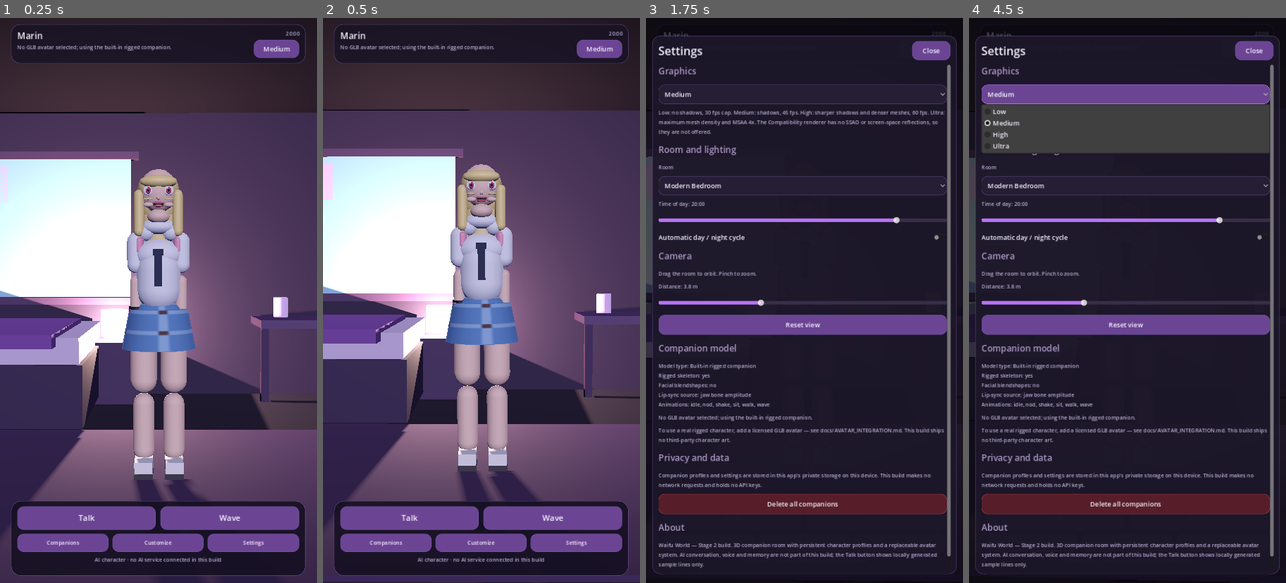
Above: before the commit, frames 1-4 (left to right).
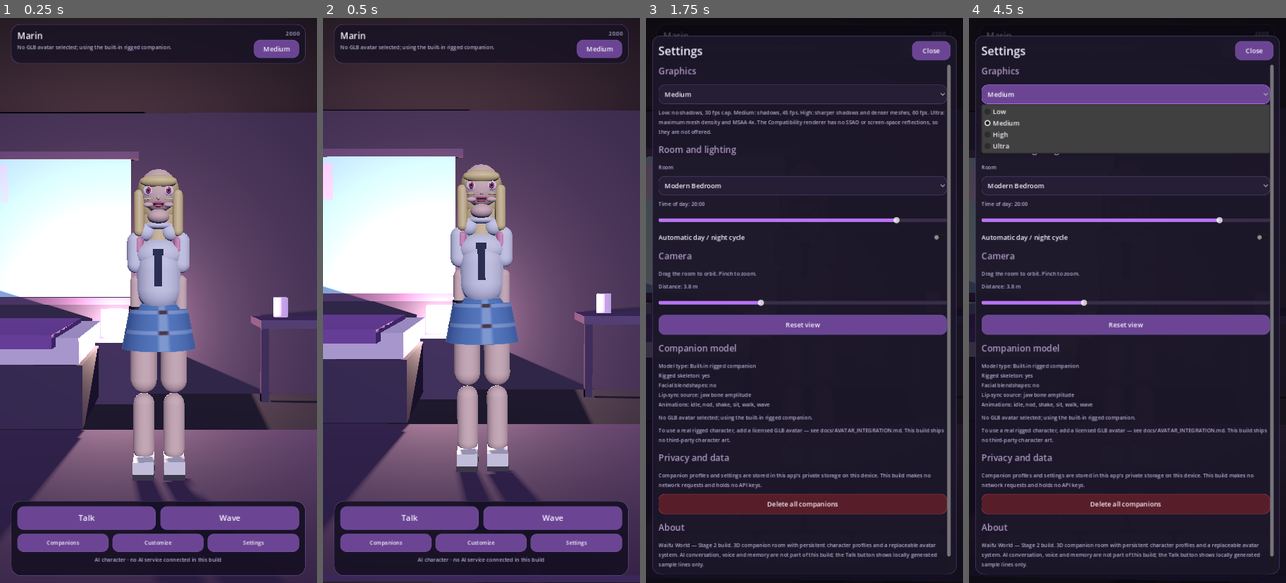
Above: after the commit, the same moments.

Repository: technicalnihilist-lgtm/waifu-world
Game: Godot game, scene res://scenes/main.tscn
The game is run twice, just before and just after one commit, with the same random seed, the same clock (stepped at 60 frames per second) and the same inputs.
Inputs:
- Up to frame 1 (0.25 s): no input
- Up to frame 2 (0.5 s): no input
- Up to frame 3 (1.75 s): click "Medium" at 0.5 s; click "Talk" at 1.25 s
- Up to frame 4 (4.5 s): click "Wave" at 2 s; click "Companions" at 2.75 s; click "Customize" at 3.5 s; click "Medium" at 4.25 s

The runs differ from the first frame. In frame 1, 0.3% of the frame differs, in the area x 41-60%, y 35-83%; in frame 2, 0.2%; in frame 3, less than 0.1%; in frame 4, less than 0.1%.

Commit message:
fix(avatar): collar, neck and shoes; capture the wave at its peak
The wave clip itself was fine — probing it directly showed the upper arm
reaching 125 degrees at t=0.5. The screenshot just missed it: the clip is 1.6 s
and at software-GL frame rates the "wait 24 frames" was longer than that, so the
arm was already back at rest. The capture now plays the real clip, seeks to its
peak and pauses.

Also: the shirt collar read as a neck brace, the neck was too thin, and the
shoes were undersized.

Diff:
--- a/scripts/avatar/rigged_avatar.gd
+++ b/scripts/avatar/rigged_avatar.gd
@@ -307,7 +307,7 @@
 	# --- skin ---------------------------------------------------------
 	_add_part("skin", "head", _sphere(Vector3(0.215, 0.245, 0.208)), _bone_position("head", Vector3(0, 0.105, 0)))
 	_add_part("skin", "jaw", _sphere(Vector3(0.128, 0.082, 0.128)), _bone_position("jaw", Vector3(0, -0.005, 0.008)))
-	_add_part("skin", "neck", _capsule(0.036, 0.13), _bone_position("neck", Vector3(0, 0.045, 0)))
+	_add_part("skin", "neck", _capsule(0.043, 0.12), _bone_position("neck", Vector3(0, 0.040, 0)))
 	_add_part("skin", "forearm.L", _capsule(0.036, 0.22), _bone_position("forearm.L", Vector3(0, -0.11, 0)))
 	_add_part("skin", "forearm.R", _capsule(0.036, 0.22), _bone_position("forearm.R", Vector3(0, -0.11, 0)))
 	_add_part("skin", "hand.L", _sphere(Vector3(0.07, 0.10, 0.045)), _bone_position("hand.L", Vector3(0, -0.05, 0)))
@@ -320,7 +320,7 @@
 	# --- shirt --------------------------------------------------------
 	_add_part("shirt", "spine", _capsule(0.125, 0.36), _bone_position("spine", Vector3(0, 0.10, 0)))
 	_add_part("shirt", "chest", _sphere(Vector3(0.27, 0.17, 0.185)), _bone_position("chest", Vector3(0, 0.06, 0.01)))
-	_add_part("shirt", "chest", _sphere(Vector3(0.20, 0.09, 0.16)), _bone_position("chest", Vector3(0, 0.215, 0)))
+	_add_part("shirt", "chest", _sphere(Vector3(0.155, 0.05, 0.13)), _bone_position("chest", Vector3(0, 0.222, 0)))
 	_add_part("shirt", "shoulder.L", _sphere(Vector3(0.11, 0.10, 0.11)), _bone_position("shoulder.L", Vector3(0.02, 0, 0)))
 	_add_part("shirt", "shoulder.R", _sphere(Vector3(0.11, 0.10, 0.11)), _bone_position("shoulder.R", Vector3(-0.02, 0, 0)))
 	_add_part("shirt", "upperarm.L", _capsule(0.052, 0.23), _bone_position("upperarm.L", Vector3(0, -0.115, 0)))
@@ -352,10 +352,10 @@
 	_add_part("hair_tip", "head", _capsule(0.026, 0.10), _bone_position("head", Vector3(0.108, -0.20, 0.030)))
 
 	# --- shoes --------------------------------------------------------
-	_add_part("shoe", "foot.L", _box(Vector3(0.10, 0.075, 0.22)), _bone_position("foot.L", Vector3(0, -0.015, 0.045)))
-	_add_part("shoe", "foot.R", _box(Vector3(0.10, 0.075, 0.22)), _bone_position("foot.R", Vector3(0, -0.015, 0.045)))
-	_add_part("sole", "foot.L", _box(Vector3(0.105, 0.03, 0.225)), _bone_position("foot.L", Vector3(0, -0.055, 0.045)))
-	_add_part("sole", "foot.R", _box(Vector3(0.105, 0.03, 0.225)), _bone_position("foot.R", Vector3(0, -0.055, 0.045)))
+	_add_part("shoe", "foot.L", _box(Vector3(0.115, 0.085, 0.235)), _bone_position("foot.L", Vector3(0, -0.015, 0.045)))
+	_add_part("shoe", "foot.R", _box(Vector3(0.115, 0.085, 0.235)), _bone_position("foot.R", Vector3(0, -0.015, 0.045)))
+	_add_part("sole", "foot.L", _box(Vector3(0.12, 0.03, 0.24)), _bone_position("foot.L", Vector3(0, -0.055, 0.045)))
+	_add_part("sole", "foot.R", _box(Vector3(0.12, 0.03, 0.24)), _bone_position("foot.R", Vector3(0, -0.055, 0.045)))
 
 	var mesh := ArrayMesh.new()
 	for group_name in _groups.keys():
--- a/tools/capture_screens.gd
+++ b/tools/capture_screens.gd
@@ -33,9 +33,20 @@
 	print("capture: settled after ", waited, " extra frames")
 	await _shot("01-companion-room.png")
 
+	# The clip is 1.6 s; at software-GL frame rates "wait 24 frames" can be longer
+	# than that and the arm is back at rest. Play the real clip, seek to its peak
+	# and pause so the frame is a genuine pose from it.
 	_main.hud.wave_pressed.emit()
-	await _frames(24)
+	if _main.avatar is RiggedAvatar:
+		var player: AnimationPlayer = _main.avatar.animation_player
+		player.stop()
+		player.play("wave")
+		player.seek(0.5, true)
+		player.pause()
+	await _frames(3)
 	await _shot("02-wave-gesture.png")
+	if _main.avatar is RiggedAvatar:
+		_main.avatar.animation_player.play()
 
 	_main.hud.characters_pressed.emit()
 	await _frames(20)
